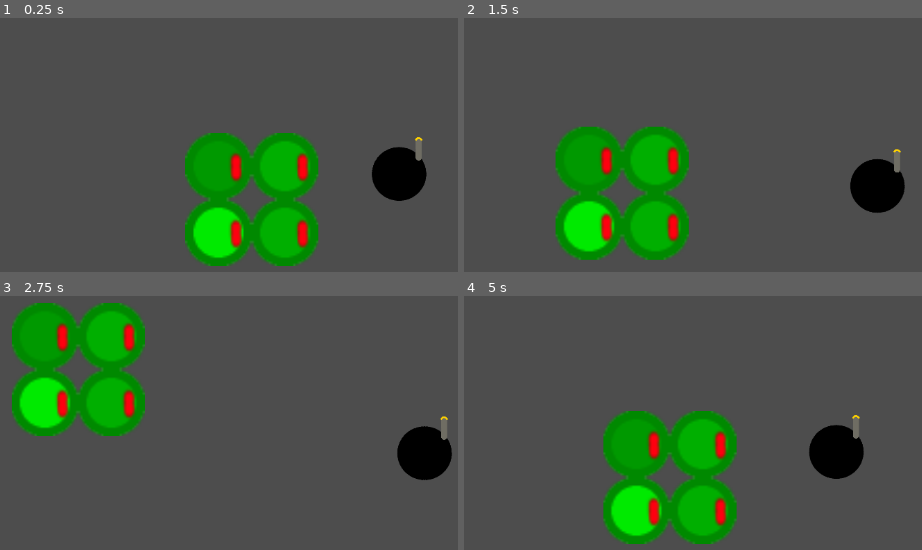
Above: before the commit, frames 1-4 (two rows, left to right).
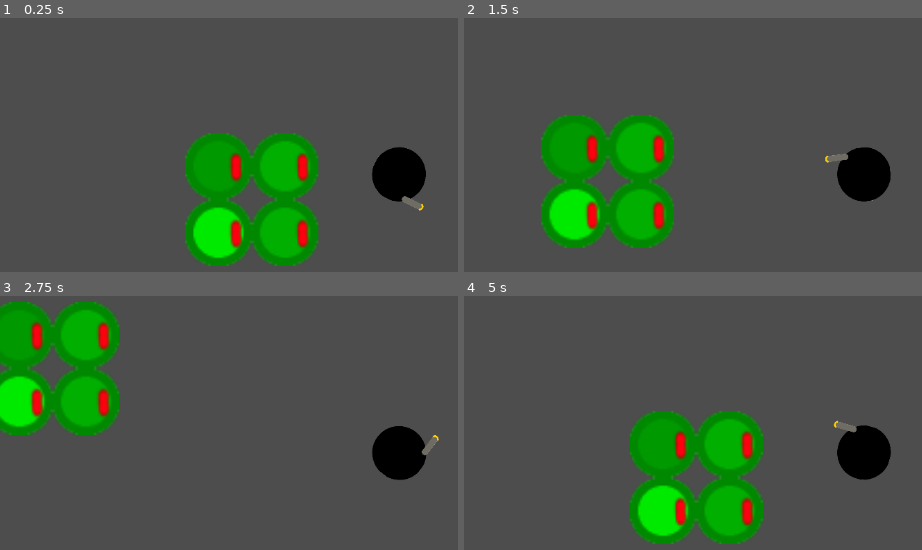
Above: after the commit, the same moments.

Repository: Ambershope/Godot-playground
Game: Godot game, scene res://Scenes/Game.tscn
Same seed, same stepped clock (60 frames per second), same inputs: the game is played once before the commit and once after it.
Inputs (mouse positions are in pixels of both pictures, inside the frame that each line leads up to):
- Up to frame 1 (0.25 s): no input
- Up to frame 2 (1.5 s): tap Enter at 0.5 s; move the mouse to (outside the picture) at 0.52 s; hold Right (Right) 0.53-1.28 s; move the mouse to (702, 195) at 1.27 s; hold S (Down) from 1.28 s (still down)
- Up to frame 3 (2.75 s): move the mouse to (outside the picture) at 2.02 s; release S (Down) at 2.03 s; hold Right (Right) from 2.03 s (still down)
- Up to frame 4 (5 s): move the mouse to (825, 542) at 2.77 s; release Right (Right) at 2.78 s; hold W (Up) 2.78-3.53 s; move the mouse to (outside the picture) at 3.52 s; hold A (Left) from 3.53 s (still down); move the mouse to (624, 384) at 4.27 s

The runs differ from the first frame. In frame 1, 0.3% of the frame differs, in the area x 81-94%, y 46-76%; in frame 2, 13%; in frame 3, 15%; in frame 4, 16%, in the area x 30-94%, y 45-98%.

Commit message:
movement + look

Diff:
--- a/Scenes/Game.tscn
+++ b/Scenes/Game.tscn
@@ -10,10 +10,6 @@
 
 [node name="Player" parent="." instance=ExtResource("1_aacbh")]
 
-[node name="Camera2D2" type="Camera2D" parent="Player"]
-zoom = Vector2(3, 3)
-position_smoothing_enabled = true
-
 [node name="StaticBody2D" type="StaticBody2D" parent="."]
 position = Vector2(-24, -8)
 
--- a/Scenes/Main charecter.tscn
+++ b/Scenes/Main charecter.tscn
@@ -7,13 +7,17 @@
 radius = 13.0
 
 [node name="Player" type="CharacterBody2D"]
+rotation = 1.5708
 script = ExtResource("2_sihgy")
 
 [node name="Sprite2D" type="Sprite2D" parent="."]
-position = Vector2(-0.2, -2.575)
+position = Vector2(-1.49012e-08, -2.38419e-07)
 scale = Vector2(0.05, 0.05)
 texture = ExtResource("1_40wyi")
 
 [node name="CollisionShape2D" type="CollisionShape2D" parent="."]
-position = Vector2(-0.2, -0.575001)
+visible = false
 shape = SubResource("CircleShape2D_ax4k1")
+
+[node name="Camera2D" type="Camera2D" parent="."]
+zoom = Vector2(3, 3)
--- a/Scripts/Player_Movement.gd
+++ b/Scripts/Player_Movement.gd
@@ -1,10 +1,12 @@
 extends CharacterBody2D
 
 
-const maxSpeed = 70
+const speed = 70
 const acceleraton = 10
 
 var input: Vector2
+
+
 
 func calcMovementVector():
 	input.x = Input.get_action_strength("Right") - Input.get_action_strength("Left")
@@ -14,9 +16,23 @@
 func processMovementVector(delta):
 	var playerVector = calcMovementVector()
 
-	velocity = lerp(velocity, playerVector * maxSpeed, delta * acceleraton)
+	velocity = lerp(velocity, playerVector * speed, delta * acceleraton)
 
 	move_and_slide()
 
+func cameraLooksPlayer():
+	var player = global_transform.origin
+	Camera2D.global_transform.origin = player
+
+func playerLooksAtCursor():
+	var mousePos: Vector2 = get_global_mouse_position()
+	var playerPos: Vector2 = global_transform.origin
+	look_at(mousePos)
+
+
+
+
 func _physics_process(delta):
 	processMovementVector(delta)
+
+	playerLooksAtCursor()
Binary file changed: Assets/DevArt/TempChaArtHQ.png
